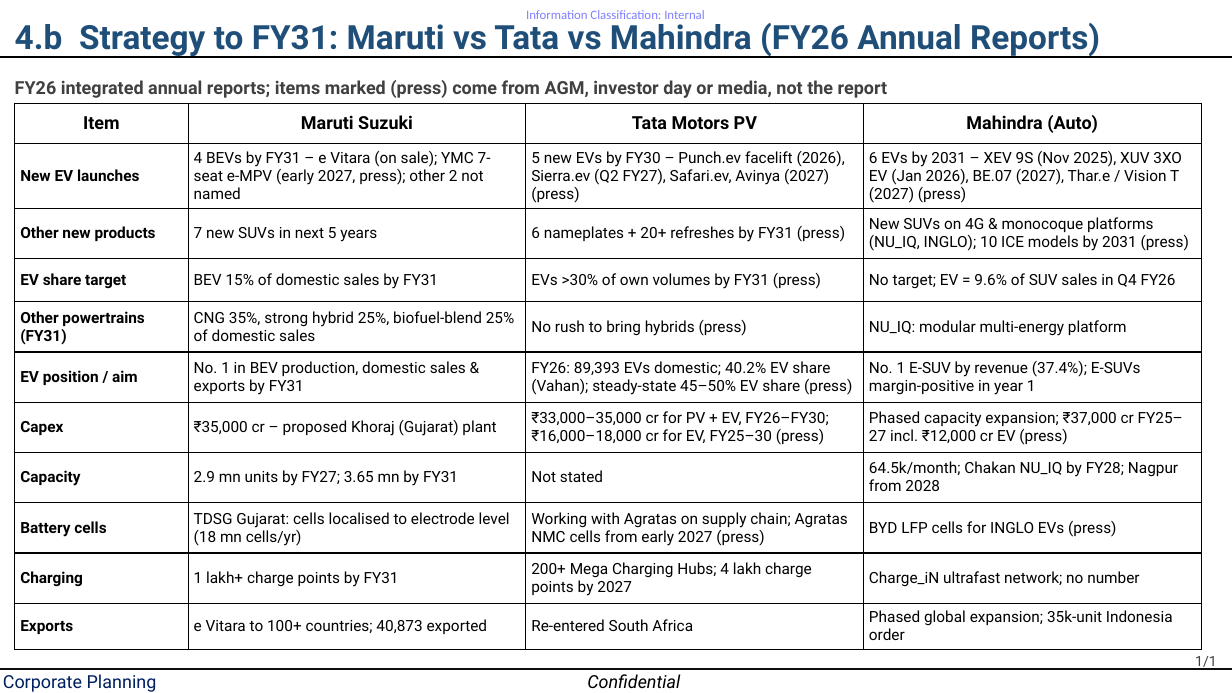
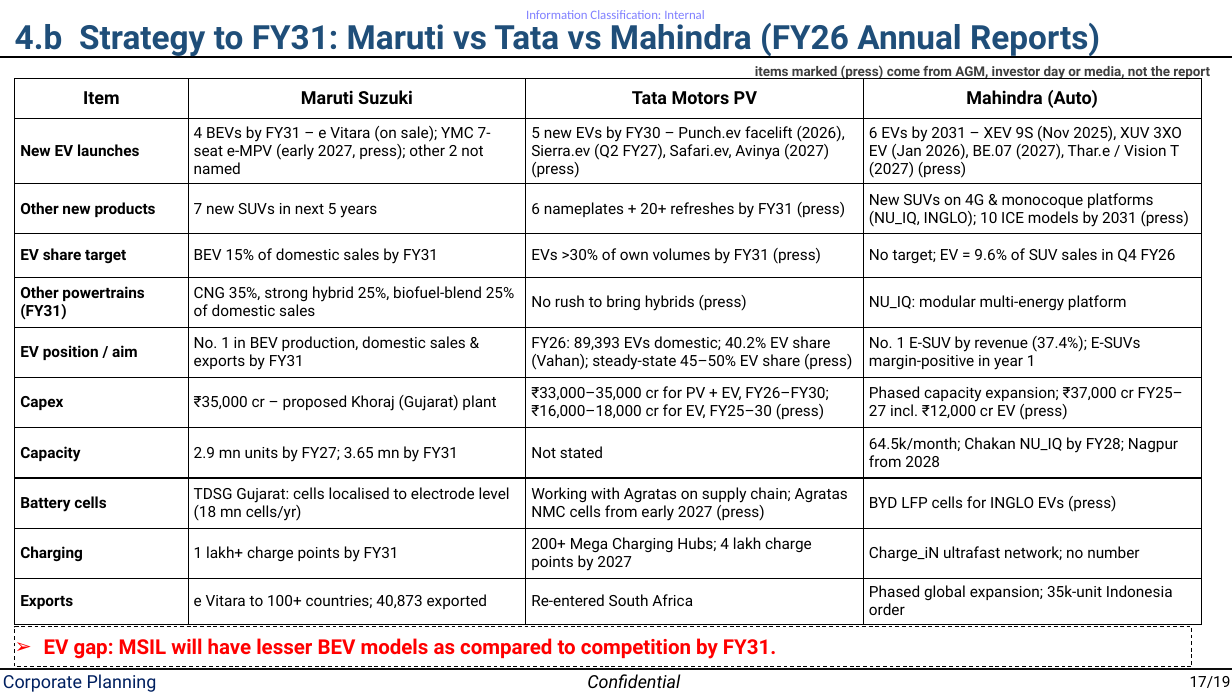
Before and after one commit to Crypto-ashish/bess, a slide deck: slide 17 of EV study 10nov.pptx. Drawn at 1232x693 pixels with LibreOffice and Linux fonts; fonts in the diff are those of the drawing. Boxes give left, top, right and bottom in pixels: in the first picture for what was removed or moved away, otherwise in the second. Text is boxed around its words. In the diff, an @@ line names an element or a change of style, - is before the commit and + after.

```diff
--- a/EV study 10nov.pptx
+++ b/EV study 10nov.pptx
@@ table: place and size @@
-table at [15, 104, 1201, 650]
+table at [15, 79, 1201, 625]
@@ text at [755, 65, 1210, 80]: text changed; size 14 to 10.5 pt @@
-FY26 integrated annual reports; items marked (press) come from AGM, investor day or media, not the report
+items marked (press) come from AGM, investor day or media, not the report
@@ rectangle added at [15, 627, 1192, 667], outline #000000 0.75 pt dashed, 16 pt, text #FF0000, bold @@
+➢ EV gap: MSIL will have lesser BEV models as compared to competition by FY31.
@@ text removed at [1195, 656, 1217, 670] @@
-1/1
@@ text added at [1190, 676, 1231, 688], 12 pt, text #000000 @@
+17/19
```
Also in this commit, not shown: 18 other slides changed.
